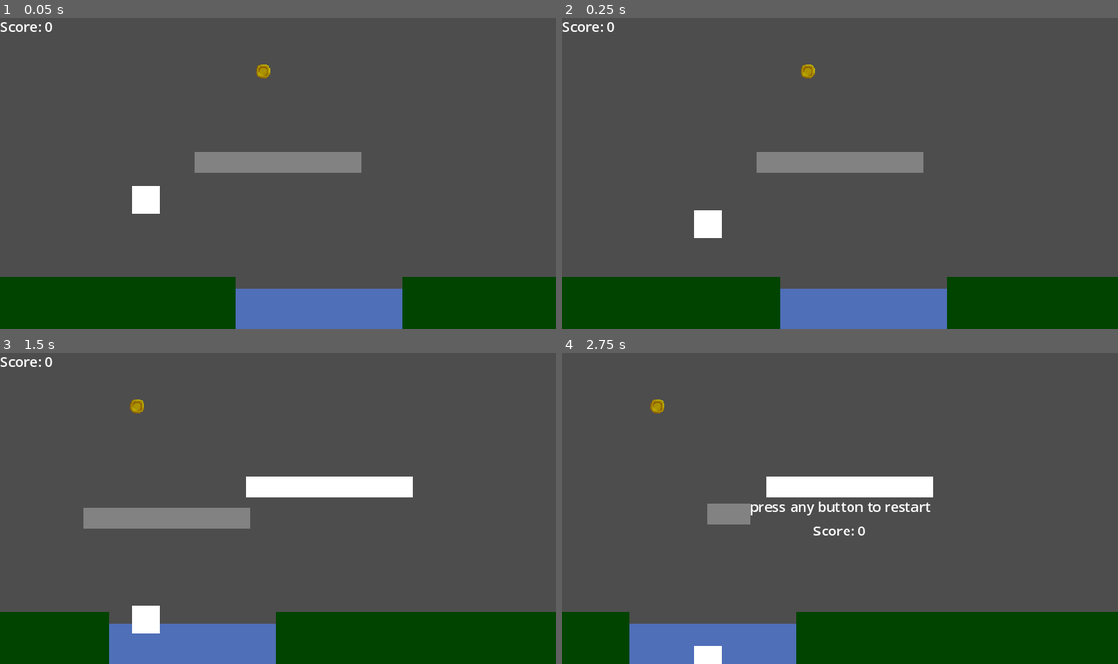
Above: before the commit, frames 1-4 (two rows, left to right).
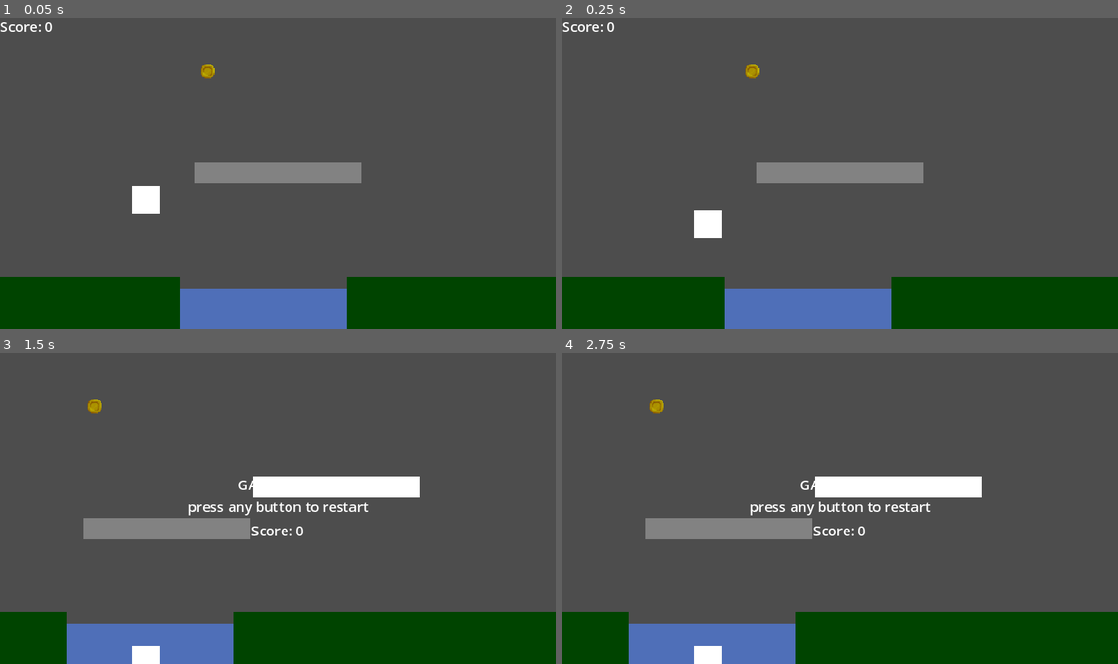
Above: after the commit, the same moments.

Repository: senseibobo/gmtk2023
Game: Godot game, scene res://game.tscn
Two runs of this game, one before a commit and one after it. Both use one fixed random seed, a clock stepped at 60 frames per second and the inputs below.
Inputs (mouse positions are in pixels of both pictures, inside the frame that each line leads up to):
- Up to frame 1 (0.05 s): no input
- Up to frame 2 (0.25 s): no input
- Up to frame 3 (1.5 s): move the mouse to (400, 492) at 0.52 s; hold D (select_regular_platform) 0.53-1.28 s; click (400, 492) at 0.6 s; tap S (select_jump_platform) at 0.77, 1.07 s; move the mouse to (166, 524) at 1.27 s; tap D (select_regular_platform) at 1.35 s
- Up to frame 4 (2.75 s): tap S (select_jump_platform) at 1.52, 1.55, 1.82 s; tap Enter at 2 s; move the mouse to (895, 440) at 2.02 s; hold S (select_jump_platform) from 2.03 s (still down); click (895, 440) at 2.3 s

The runs differ from the first frame. In frame 1, 5.5% of the frame differs, in the area x 32-73%, y 14-100%; in frame 2, 5.5%; in frame 3, 6.2%, in the area x 0-76%, y 1-100%; in frame 4, 3.4%.

Commit message:
cleaned up code

Diff:
--- a/Game.gd
+++ b/Game.gd
@@ -10,6 +10,7 @@
 var coins_spawned_counter: int = 0
 var next_coin: int = 10
 var block_spacing: float = 64
+var place_platform_size: Vector2 = Vector2(192,24)
 
 func _ready():
 	move_step = 1600
@@ -18,32 +19,27 @@
 
 	if Input.is_action_pressed("select_regular_platform"): #d
 		current_platform_selected = 0
-		$ColorRect.set_size(Vector2(192,24))
+		place_platform_size = Vector2(192,24)
 	elif Input.is_action_pressed("select_jump_platform"): #s
 		current_platform_selected = 1
-		$ColorRect.set_size(Vector2(50,24)) # idk why this works
+		place_platform_size = Vector2(50,24)
+	var y2 = int(place_platform_size.y)
+	$ColorRect.set_size(place_platform_size)
+	$ColorRect.global_position = get_global_mouse_position()
+	$ColorRect.global_position.y = int(get_global_mouse_position().y)/y2*y2
+	$ColorRect.global_position.x -= place_platform_size.x/2.0
+	if Input.is_action_just_pressed("place_platform"):
+		var platform
+		if current_platform_selected == 0: platform = preload("res://Platform.tscn").instantiate()
+		elif current_platform_selected == 1: platform = preload("res://Jump Platform.tscn").instantiate()
 
-	if current_platform_selected == 0:
-		var offset = fmod($Moving.global_position.x,100)
-		$ColorRect.global_position.x = -96+get_global_mouse_position().x
-		$ColorRect.global_position.y = int(get_global_mouse_position().y-12)/12*12
-		if Input.is_action_just_released("place_platform"):
-			var platform = preload("res://Platform.tscn").instantiate()
-			$Moving.add_child(platform)
-			platform.global_position = $ColorRect.global_position
-	elif current_platform_selected == 1:
-		var offset = fmod($Moving.global_position.x,100)
-		$ColorRect.global_position.x = -25+get_global_mouse_position().x
-		$ColorRect.global_position.y = int(get_global_mouse_position().y)/25*25
-		if Input.is_action_just_released("place_platform"):
-			var platform = preload("res://Jump Platform.tscn").instantiate()
-			$Moving.add_child(platform)
-			platform.global_position = $ColorRect.global_position
-
+		$Moving.add_child(platform)
+		platform.global_position = $ColorRect.global_position
 	$Moving.global_position.x -= delta*speed
 	move_step += delta*speed
-	while move_step >= 100:
+	while move_step >= block_spacing:
 		spawn_block()
+		move_step -= block_spacing
 
 	for child in $Moving.get_children():
 		if child.global_position.x < -600:
@@ -52,7 +48,6 @@
 func spawn_block():
 	var block
 	water_counter += 1
-	move_step -= block_spacing
 	if water_counter > next_water:
 		if water_counter == next_water + 1:
 			water_width = 2+randi()%2
